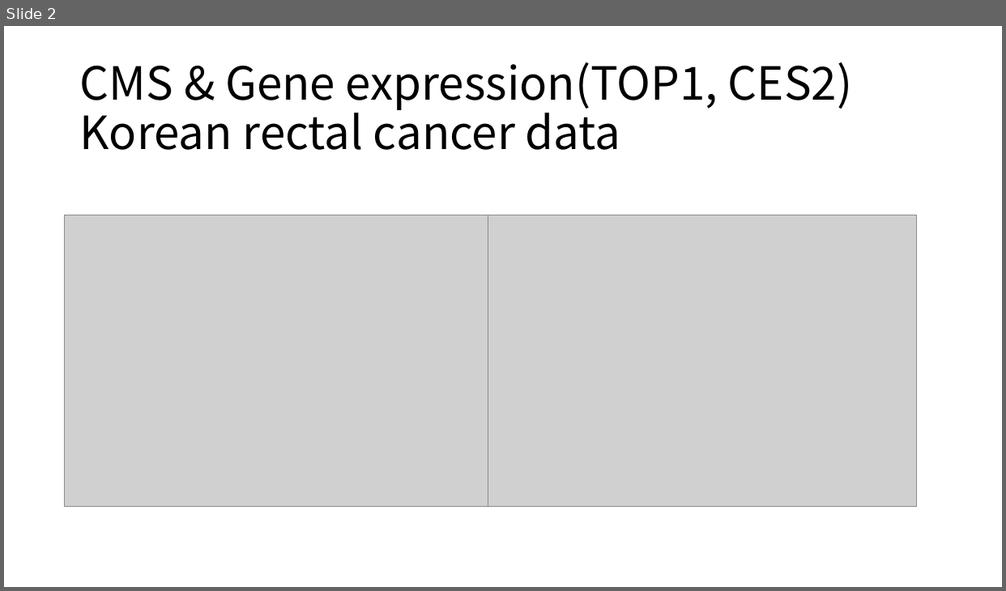
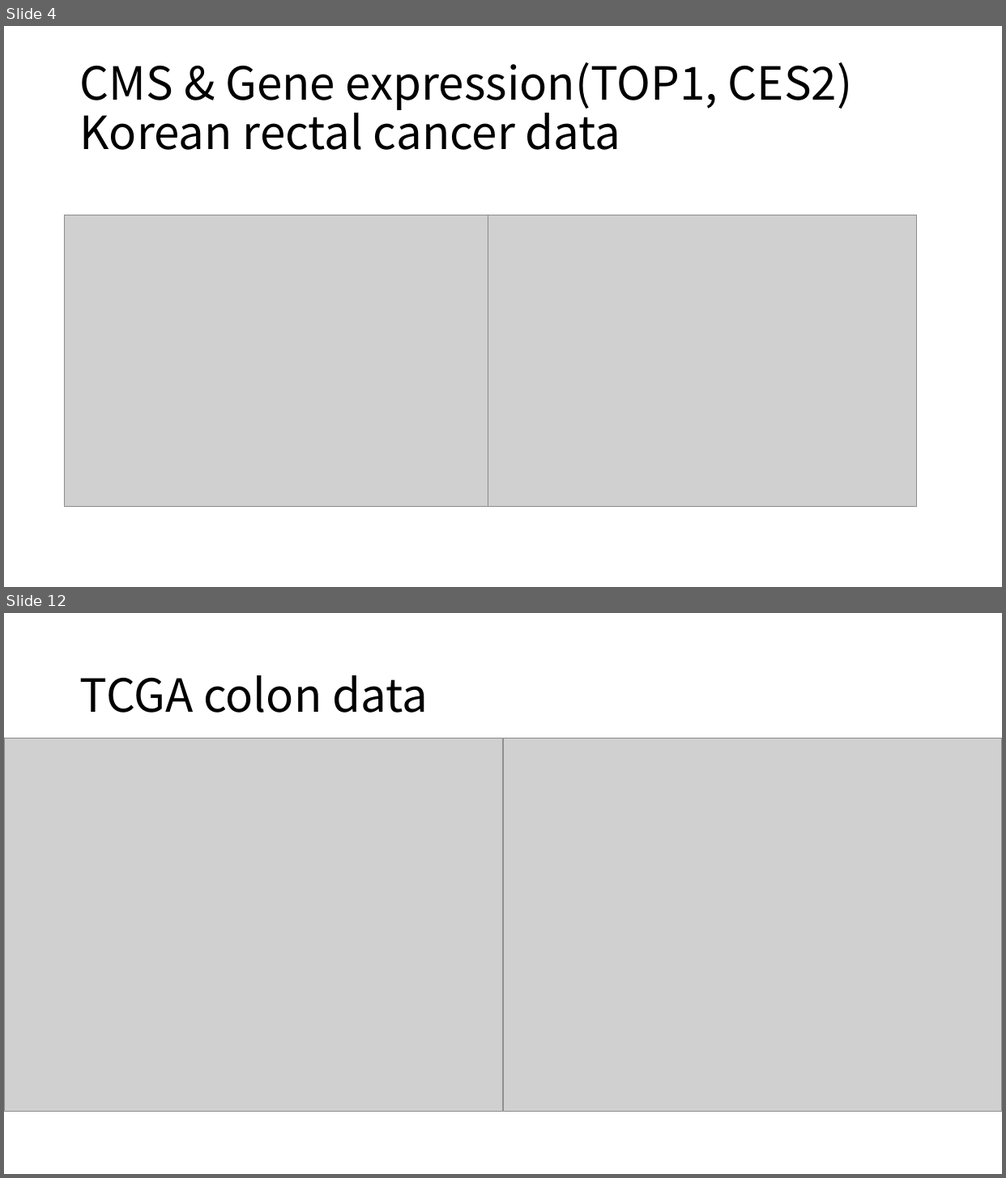
Before and after one commit to leeym950/CMS4_Irinotecan, a slide deck: Results.pptx. Shown one above the other, each under a label of ours: slide 2 before the commit, slides 4 and 12 after it; the slides between them are not shown. The pictures are 1006x591 and 1006x1178 pixels, drawn with LibreOffice and Linux fonts; fonts in the diff are those of the drawing; grey boxes stand for pictures. Boxes give left, top, right and bottom in pixels: in the first picture for what was removed or moved away, otherwise in the second. Text is boxed around its words. In the diff, an @@ line names an element or a change of style, - is before the commit and + after.

```diff
--- a/Results.pptx
+++ b/Results.pptx
@@ slide 12 added at bbox=[4, 613, 1002, 1174], background #FFFFFF @@
@@ title added at bbox=[80, 675, 428, 713], 44 pt, text #000000 @@
+TCGA colon data
@@ picture added at bbox=[4, 738, 503, 1112] @@
@@ picture added at bbox=[503, 738, 1002, 1112] @@
@@ what was slide 2 is now slide 4 @@
```
Also in this commit, not shown: 12 other slides added.
